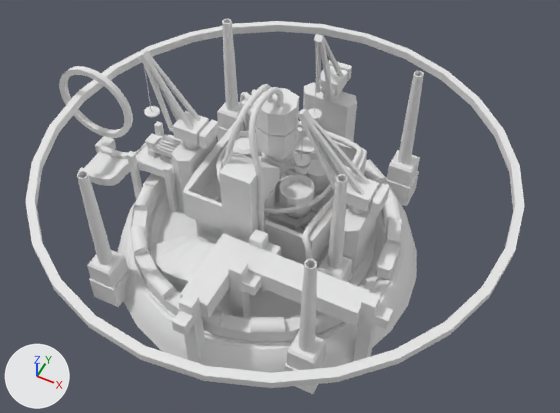
Renders of the COLLADA model objects3d/objective_industrialComplex.DAE from each side of a commit.
Both versions are drawn from a 50 mm lens placed at (168.0, -341.0, 432.0), pointed at (6.0, -18.0, 28.0). The axes (+X, +Y, +Z) are drawn at lower left. The lights are the same throughout. Where no turn or scale is listed for an object, it has been applied to the vertices.

Names of what the first picture shows: 'Crane1', 'IndustrialComplex', 'MeltSpin4', 'MeltingPot', 'Pot1', 'Truck', 'TruckMove', 'TruckRotate1', 'TruckRotate3', 'Turret002', 'Turret003', 'Turret1'.
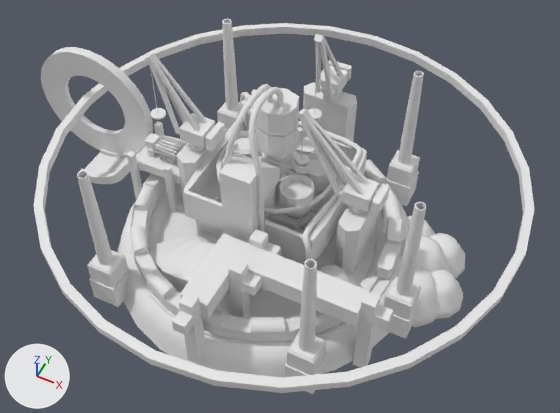
Where the newer file only moved an object's origin or applied its transform, the numbers keep the older frame.

Boxes [x1, y1, x2, y2] around the edits, measured in the pictures (560 x 413 px; the box of a moved part takes in the faces that stretch with it):
'IndustrialComplex', reshaped (12% wider)
    before: [77, 19, 424, 394]
    after: [77, 19, 465, 394]
'TruckRotate3', moved
    before: [26, 21, 525, 388]
    after: [33, 23, 535, 393]
'TruckRotate1', reshaped, moved (51% wider, 47% taller)
    before: [59, 66, 133, 138]
    after: [41, 47, 153, 153]
'Turret1', moved
    before: [138, 50, 219, 149]
    after: [145, 52, 225, 151]
'CoolDown3', added
    after: [431, 269, 463, 319]
'CoolDown2', added
    after: [398, 267, 440, 326]
'CoolDown1', added
    after: [401, 235, 450, 272]
'Truck', moved
    before: [145, 133, 181, 164]
    after: [144, 133, 187, 164]
'Pot1', moved
    before: [144, 106, 160, 118]
    after: [150, 108, 166, 120]
'TruckMove', moved (not visible afterwards)
    before: [95, 136, 116, 154]
'Crane1', moved
    before: [144, 67, 152, 111]
    after: [150, 68, 158, 114]
part 1 of me_industrialcomplexmesh, built on
    before: [317, 174, 353, 283]
    after: [317, 202, 465, 339]
part 2 of me_industrialcomplexmesh, moved or reshaped
    before: [78, 137, 217, 214]
    after: [79, 137, 211, 210]

The change in detail:
Material '_03 - Default' (mat_03___default) is new.
Its base color is (0.8, 0.8, 0.8) (white #e7e7e7).
Its roughness is 0.84.
me_industrialcomplexmesh is used by ob_industrialcomplex; parent ob_center; location (-14.24, -26.27, -71.09).
me_industrialcomplexmesh had 3298 vertices, 6312 faces and spanned x -1604.0..1118.0, y -1283.0..239.0, z -1347.0..983.0.
me_industrialcomplexmesh now has 4186 vertices, 8012 faces and spans x -1604.0..1436.0, y -1283.0..239.0, z -1347.0..983.0.
me_industrialcomplexmesh part 1: 84 vertices moved from x 507.0..706.0, y -1030.0..142.0, z -467.0..-268.0 to x 990.0..1189.0, y -1030.0..142.0, z -467.0..-268.0; 888 vertices added at x -129.0..1436.0, y -185.0..238.0, z -622.0..834.0.
me_industrialcomplexmesh part 2: 152 vertices moved from x -1604.0..-549.0, y -549.0..155.0, z -279.0..162.0 to x -1604.0..-505.0, y -549.0..155.0, z -279.0..162.0.
me_truckrotate1mesh is used by ob_truckrotate1; location (-158.7, 0.0, 45.8).
me_truckrotate1mesh had 112 vertices, 224 faces and spanned x -31.6..31.6, y -2.2..2.2, z -31.6..31.6.
me_truckrotate1mesh now has 112 vertices, 224 faces and spans x -48.0..48.0, y -3.4..3.4, z -48.0..48.0.
me_truckrotate1mesh part 3: 56 of the vertices in x -31.6..31.6, y -2.2..2.2, z -31.6..31.6 are scaled about their middle by 1.52.
Mesh me_cooldown3mesh is new.
It has 72 vertices, 140 faces and spans x -19.2..19.2, y -19.2..19.2, z -11.9..11.9.
It uses material mat_01___default (its picture is missing).
Mesh me_cooldown2mesh is new.
It has 72 vertices, 140 faces and spans x -23.2..23.2, y -23.2..23.2, z -14.1..14.1.
It uses material mat_01___default (its picture is missing).
Mesh me_cooldown1mesh is new.
It has 72 vertices, 140 faces and spans x -24.2..24.2, y -24.2..24.2, z -16.1..16.1.
It uses material mat_03___default (its picture is missing).
Object 'Turret1' (ob_turret1) moves from (-63.8, -15.0, 63.0) to (-58.7, -15.0, 63.0).
Object 'Crane1' (ob_crane1) moves from (-95.4, -14.6, 120.6) to (-90.4, -14.6, 120.6).
Object 'Pot1' (ob_pot1) moves from (-95.2, -14.3, 73.3) to (-90.1, -14.3, 73.3).
Object 'TruckRotate3' (ob_truckrotate3) moves from (-6.7, 0.0, 45.8) to (0.0, 0.0, 45.8).
Object 'TruckMove' (ob_truckmove) moves from (-165.3, 0.0, -8.2) to (-158.6, 0.0, 0.5).
Object 'TruckRotate1' (ob_truckrotate1) moves from (-158.7, 0.0, 45.8) to (-158.4, 0.0, 45.1).
Object 'Truck' (ob_truck) moves from (-84.0, -11.8, 41.1) to (-84.6, -11.8, 41.3).
Object 'CoolDown3' (ob_cooldown3) is new; it shows me_cooldown3mesh.
Its location is (123.0, -8.5, -7.9).
Object 'CoolDown2' (ob_cooldown2) is new; it shows me_cooldown2mesh.
Its location is (108.6, -19.9, -4.2).
Object 'CoolDown1' (ob_cooldown1) is new; it shows me_cooldown1mesh.
Its location is (104.3, 5.2, -2.8).
